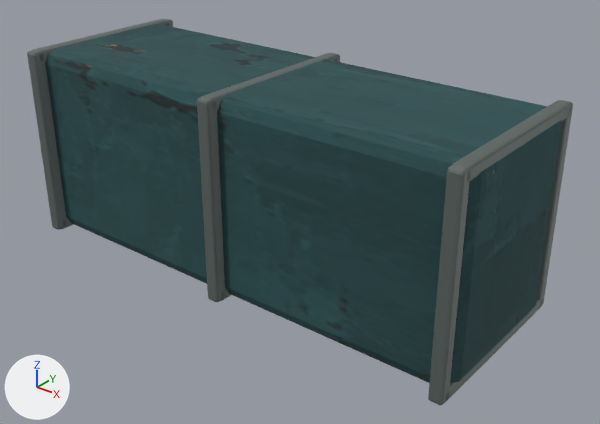
A saved change to the glTF model shutdown-kit/assets/v4/models/overhead-duct.glb.
One viewpoint serves both versions: a 50 mm camera at (2.92, -3.42, 2.53) aimed at (0.17, 0.01, 0.4). The lights are fixed; the arrows at lower left show +X, +Y and +Z. The first picture is the older version. Where no turn or scale is listed for an object, it has been applied to the vertices. Vertices at exactly the same position are counted once.

The older version as bpy lines, for what is in view:
```python
mat_petrol = principled_material('petrol')
mat_petrol.texture = img_painted_enamel_atlas
mat_petrol.roughness = 0.88
me_cube_423 = bpy.data.meshes.new('Cube.423')
me_cube_423.from_pydata(...)  # 56 vertices, 108 faces; spans x -1.5..1.5, y -0.5..0.5, z -0.6..0.6
me_cube_423.materials.append(mat_petrol)  # picture img_painted_enamel_atlas
me_cube_424 = bpy.data.meshes.new('Cube.424')
me_cube_424.from_pydata(...)  # 672 vertices, 1296 faces; spans x -0.04..2.94, y -0.58..0.58, z -0.04..1.17
me_cube_424.materials.append(mat_hardware)  # grey #6f7976
ob_overhead_duct__overhead_duct__hardware = bpy.data.objects.new('overhead-duct__overhead-duct__hardware', me_cube_424)
ob_overhead_duct__overhead_duct__hardware.location = (-1.45, 0.0, 0.035)
ob_overhead_duct__overhead_duct__petrol = bpy.data.objects.new('overhead-duct__overhead-duct__petrol', me_cube_423)
ob_overhead_duct__overhead_duct__petrol.location = (0.0, 0.0, 0.6)
```
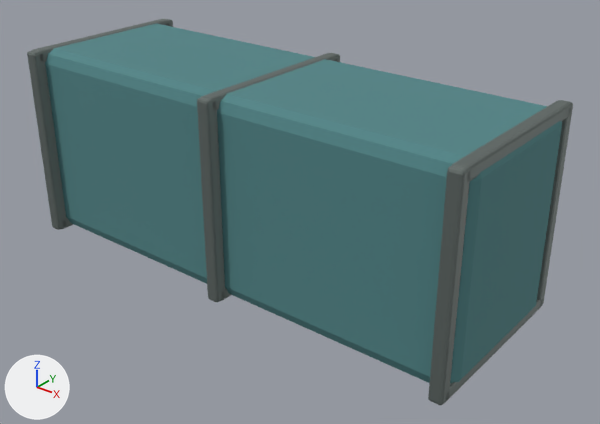
Where the change shows, as pixel boxes [x1, y1, x2, y2] in the pictures (600 x 424 px):
'overhead-duct__overhead-duct__petrol', surface changed (lighter)
    both: [45, 23, 562, 383]

The change, as a diff of the scene's bpy script:
```diff
--- a/shutdown-kit/assets/v4/models/overhead-duct.glb.py
+++ b/shutdown-kit/assets/v4/models/overhead-duct.glb.py
@@ mat_petrol @@
 mat_petrol = principled_material('petrol')
-mat_petrol.texture = img_painted_enamel_atlas
-mat_petrol.roughness = 0.88
+mat_petrol.base_color = (0.08, 0.23, 0.24)  # cyan #508486
+mat_petrol.roughness = 0.9
@@ me_cube_423 @@
 me_cube_423.from_pydata(...)  # 56 vertices, 108 faces; spans x -1.5..1.5, y -0.5..0.5, z -0.6..0.6
 # used by ob_overhead_duct__overhead_duct__petrol; location = (0.0, 0.0, 0.6)
+# me_cube_423 part 1: texture (UV) coordinates of 108 of 108 faces, centred in x -1.5..1.5, y -0.5..0.5, z -0.6..0.6, changed; they spanned u 0.07..0.43, v 0.51..0.99 and now span u 0.04..0.21, v 0.76..0.99
 me_cube_423.materials.append(mat_petrol)
```
